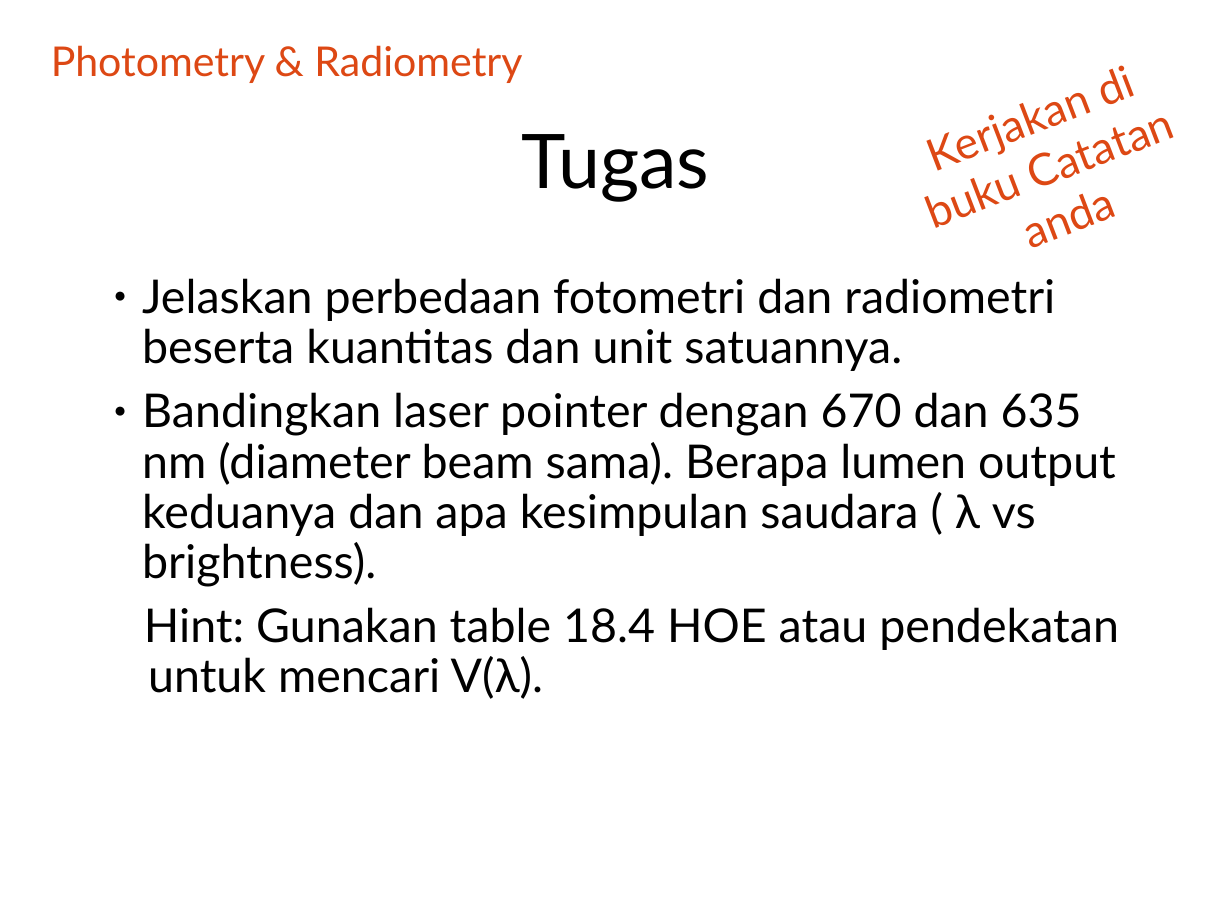
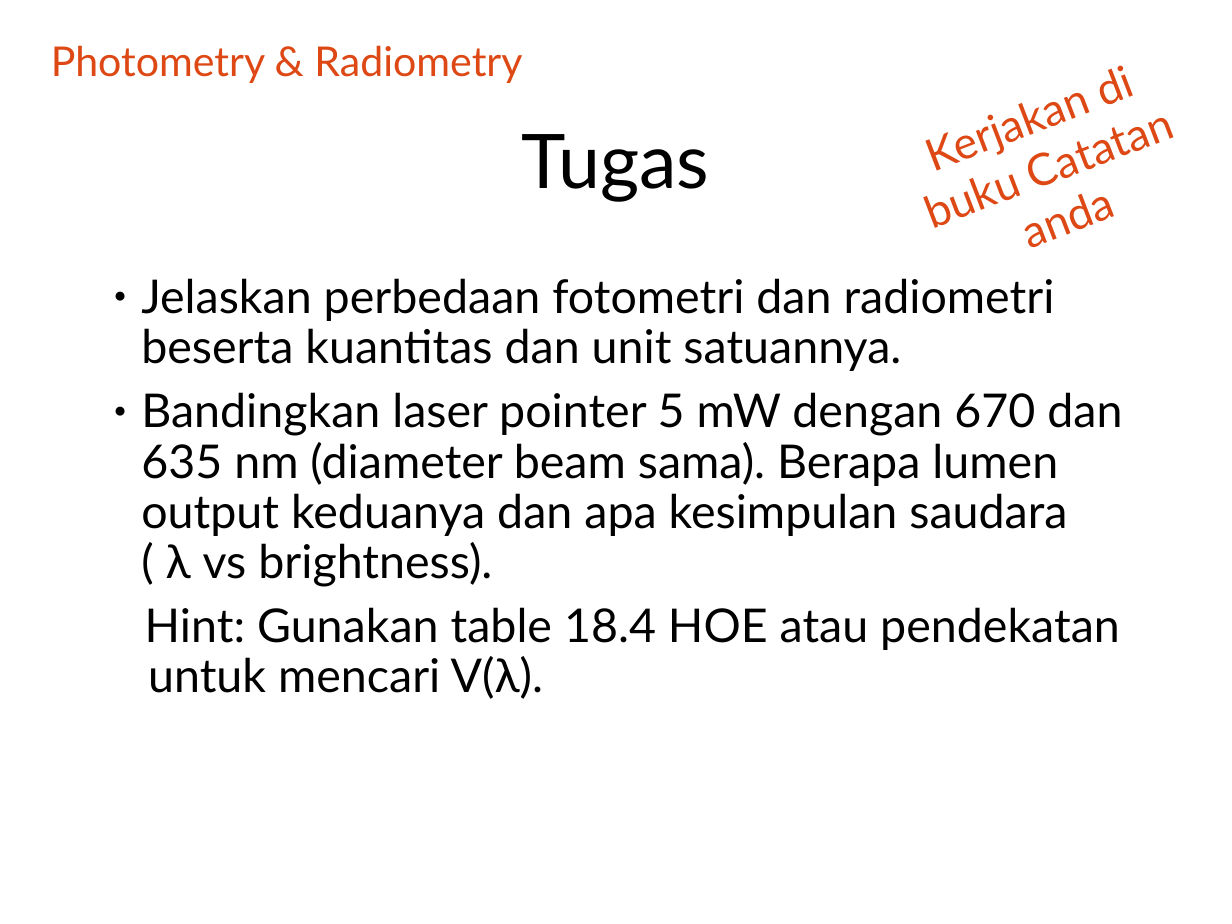
Before and after one commit to bagustris/TeknikOptik, a slide deck: slide 24 of slide/Fotometri.ppt (slide 25 before the commit). Drawn at 1232x924 pixels with LibreOffice and Linux fonts; fonts in the diff are those of the drawing. Boxes give left, top, right and bottom in pixels: in the first picture for what was removed or moved away, otherwise in the second. Text is boxed around its words. In the diff, an @@ line names an element or a change of style, - is before the commit and + after.

```diff
--- a/slide/Fotometri.ppt
+++ b/slide/Fotometri.ppt
@@ text at (141, 278, 1120, 699): indent changed @@
@@ text at (141, 392, 1122, 587): text changed @@
-● Bandingkan laser pointer dengan 670 dan 635 nm (diameter beam sama). Berapa lumen output keduanya dan apa kesimpulan saudara ( λ vs brightness).
+● Bandingkan laser pointer 5 mW dengan 670 dan 635 nm (diameter beam sama). Berapa lumen output keduanya dan apa kesimpulan saudara ( λ vs brightness).
```
Also in this commit, not shown: 11 other slides changed, 2 slides added, 3 slides removed, 3 other files.
